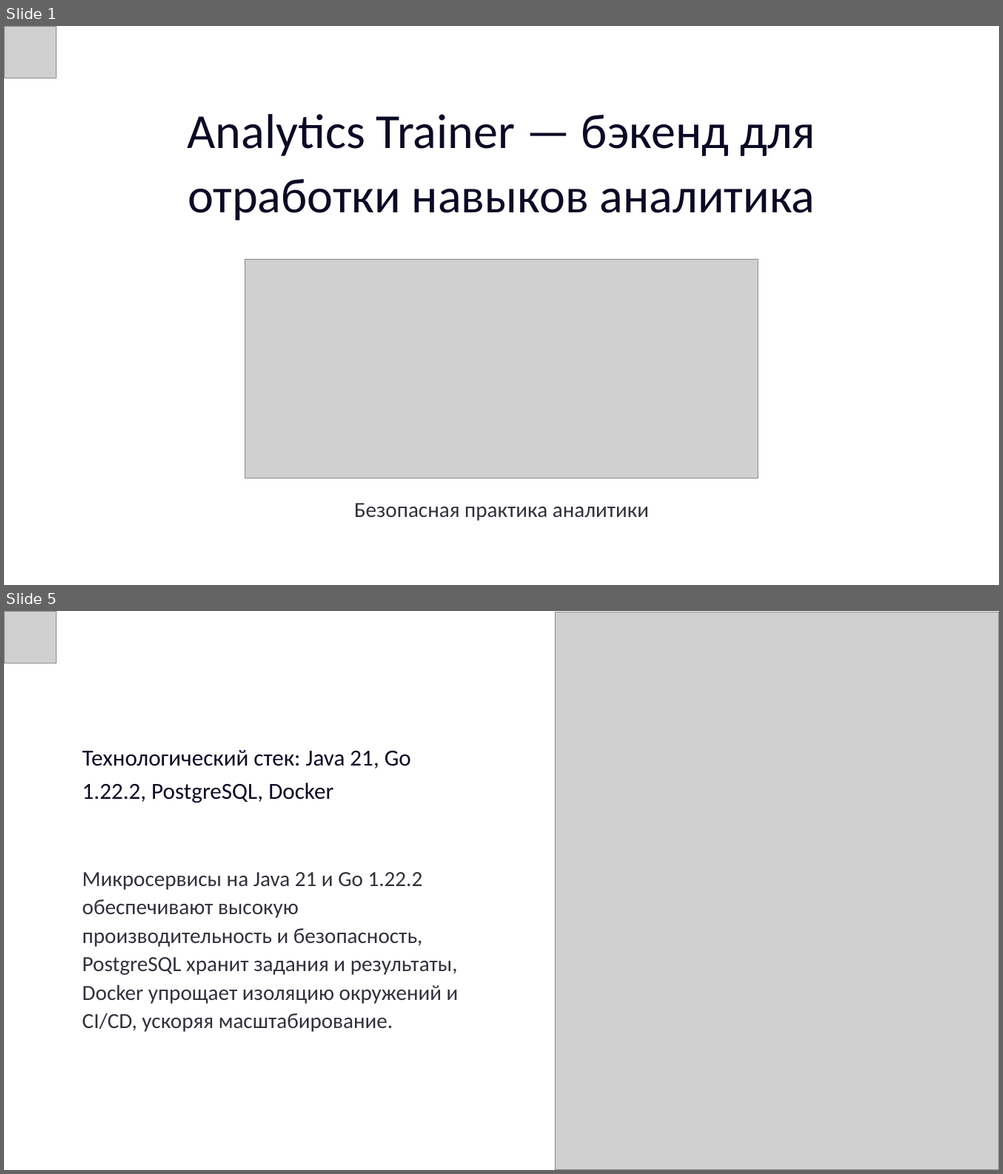
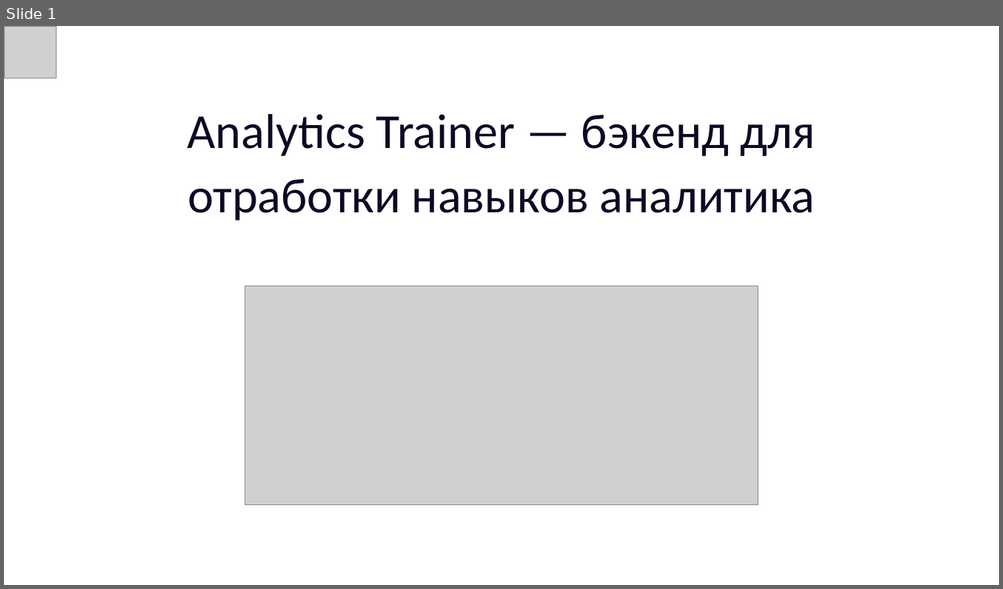
Before and after one commit to AbyanovDamir/analytics-trainer, a slide deck: present.pptx. Shown one above the other, each under a label of ours: slides 1 and 5 before the commit, slide 1 after it; the slides between them are not shown. The pictures are 1003x1174 and 1003x589 pixels, drawn with LibreOffice and Linux fonts; fonts in the diff are those of the drawing; grey boxes stand for pictures; background and template pictures are left out. Boxes give left, top, right and bottom in pixels: in the first picture for what was removed or moved away, otherwise in the second. Text is boxed around its words. In the diff, an @@ line names an element or a change of style, - is before the commit and + after.

```diff
--- a/present.pptx
+++ b/present.pptx
@@ slide 5 removed at [4, 611, 999, 1170], background picture (left out) @@
@@ picture removed at [4, 611, 56, 663] @@
@@ picture removed at [555, 612, 999, 1170] @@
@@ text removed at [82, 750, 411, 803] @@
-Технологический стек: Java 21, Go 1.22.2, PostgreSQL, Docker
@@ text removed at [82, 872, 458, 1032] @@
-Микросервисы на Java 21 и Go 1.22.2 обеспечивают высокую производительность и безопасность, PostgreSQL хранит задания и результаты, Docker упрощает изоляцию окружений и CI/CD, ускоряя масштабирование.
@@ slide 1 changed as well @@
@@ picture: place and size @@
-picture at [245, 259, 757, 478]
+picture at [245, 286, 757, 505]
@@ text removed at [354, 503, 649, 521] @@
-Безопасная практика аналитики
```
Also in this commit, not shown: 11 slides added, 5 other slides removed, 1 other file.
